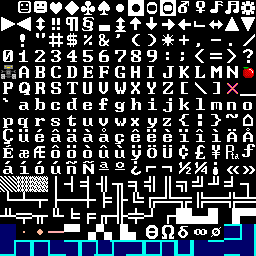
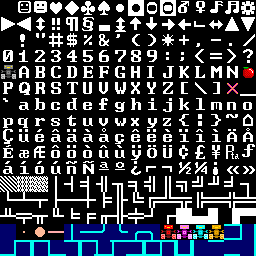
Layer changes from the first w=256, h=256 image to the second:
added layer "clyde" above "inky" over [209, 225, 224, 239]
added layer "inky" above "pinky" over [193, 225, 208, 239]
added layer "pinky" above "blinky" over [177, 225, 192, 239]
added layer "blinky" above "ulxcorner" over [161, 225, 176, 239]
painted on "power" over [35, 227, 45, 237]
added layer "7" above "F" over [144, 224, 160, 240]
added layer "F" above "L" over [128, 224, 144, 240]
added layer "L" above "J" over [112, 224, 128, 240]
added layer "J" above "hyphen" over [96, 224, 112, 240]
added layer "hyphen" above "pipe" over [80, 224, 96, 240]
added layer "pipe" above "full" over [64, 224, 80, 240]
